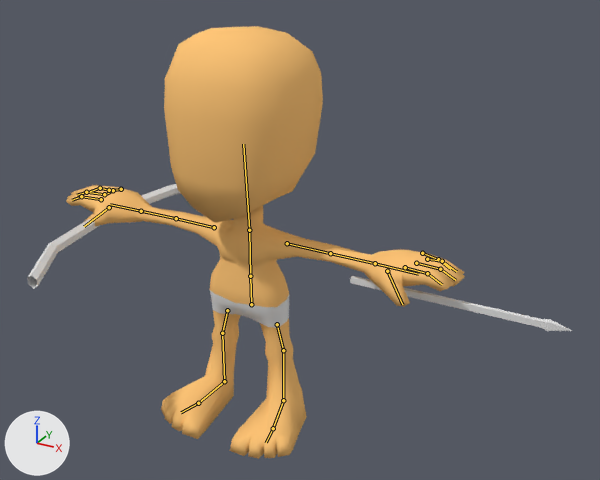
An edit to the Blender file Assets/ReferencedData/Client/Meshes/Models/HumanMale.blend, drawn before and after from the same camera.
Before and after are seen from a 50 mm lens placed at (1.83, -2.85, 2.37), pointed at (0.28, -0.03, 0.95). Arrows for +X, +Y and +Z are at lower left; the lights stay in place. The bones that bend it are drawn over the model as lines.

In view in the first picture: 'ExampleShield', 'ExampleWeapon', 'SkinMesh'.
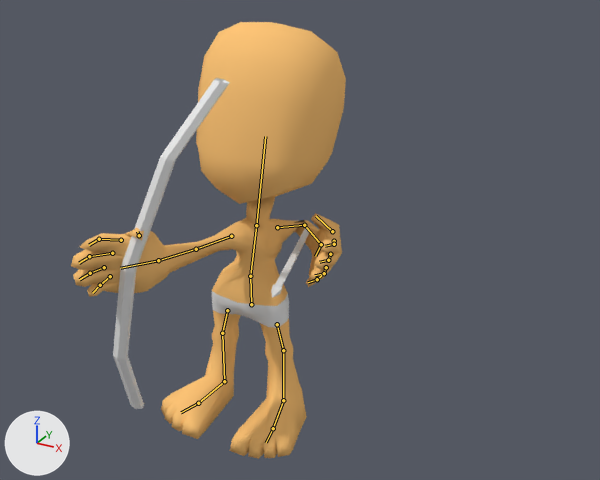
The newer file adds an action. The first version stands in its rest pose; the second is drawn at frame 4 of the action 'BowShot'.

The edits, one by one:
Bone 'Body' (bone_body) turns from (0, 0, 0) to (-85, 75, -85) degrees about its own x, y and z.
Bone 'Body' (bone_body) is rescaled from (1.0, 1.0, 1.0) to (1.03, 1.03, 1.03).
Bone 'Neck' (bone_neck) turns from (0, 0, 0) to (-10, -76, 14) degrees about its own x, y and z.
Bone 'Neck' (bone_neck) is rescaled from (1.0, 1.0, 1.0) to (0.97, 0.97, 0.97).
Bone 'LeftShoulder' (bone_leftshoulder) moves from (0.0, 0.0, 0.0) to (0.0, -0.006, 0.0).
Bone 'LeftShoulder' (bone_leftshoulder) turns from (0, 0, 0) to (0, -12, -8) degrees about its own x, y and z.
Bone 'LeftShoulder' (bone_leftshoulder) is rescaled from (1.0, 1.0, 1.0) to (0.97, 0.97, 0.97).
Bone 'LeftElbow' (bone_leftelbow) moves from (0.0, 0.0, 0.0) to (0.001, 0.0, 0.0).
Bone 'LeftElbow' (bone_leftelbow) turns from (0, 0, 0) to (-94, -64, -25) degrees about its own x, y and z.
Bone 'LeftHand' (bone_lefthand) turns from (0, 0, 0) to (-32, -9, -5) degrees about its own x, y and z.
Bone 'RightShoulder' (bone_rightshoulder) turns from (0, 0, 0) to (-14, 38, -18) degrees about its own x, y and z.
Bone 'RightShoulder' (bone_rightshoulder) is rescaled from (1.0, 1.0, 1.0) to (0.97, 0.97, 0.97).
Bone 'RightElbow' (bone_rightelbow) moves from (0.0, 0.0, 0.0) to (0.001, 0.0, 0.0).
Bone 'RightElbow' (bone_rightelbow) turns from (0, 0, 0) to (3, 58, 5) degrees about its own x, y and z.
Bone 'RightHand' (bone_righthand) turns from (0, 0, 0) to (1, -22, 5) degrees about its own x, y and z.

Pixel boxes [x1, y1, x2, y2] of what changed, in the pictures (600 x 480 px):
'SkinMesh', posed (31% narrower)
    before: [66, 26, 465, 459]
    after: [71, 22, 346, 459]
'ExampleWeapon', posed
    before: [27, 184, 181, 289]
    after: [113, 78, 230, 409]
'ExampleShield', posed (83% narrower, 29% taller)
    before: [350, 276, 572, 331]
    after: [271, 227, 309, 298]
bone 'Body', root to tip
    before: (250, 276) to (249, 230)
    after: (250, 276) to (256, 225)
bone 'Neck', root to tip
    before: (249, 230) to (243, 144)
    after: (256, 225) to (265, 136)
bone 'LeftShoulder', root to tip
    before: (287, 243) to (330, 253)
    after: (277, 227) to (304, 225)
bone 'LeftElbow', root to tip
    before: (330, 253) to (375, 263)
    after: (304, 225) to (321, 244)
bone 'LeftHand', root to tip
    before: (375, 263) to (418, 274)
    after: (321, 244) to (315, 256)
bone 'RightShoulder', root to tip
    before: (214, 227) to (176, 218)
    after: (231, 236) to (196, 249)
bone 'RightElbow', root to tip
    before: (176, 218) to (141, 211)
    after: (196, 249) to (158, 260)
bone 'RightHand', root to tip
    before: (141, 211) to (110, 204)
    after: (158, 260) to (120, 268)
